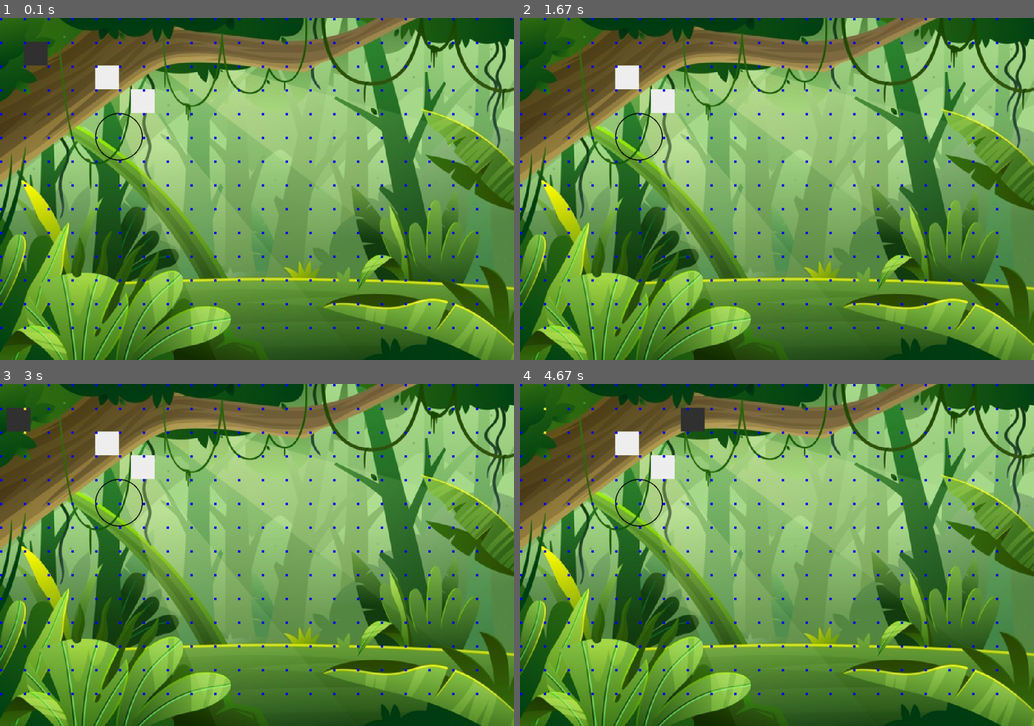
Above: before the commit, frames 1-4 (two rows, left to right).
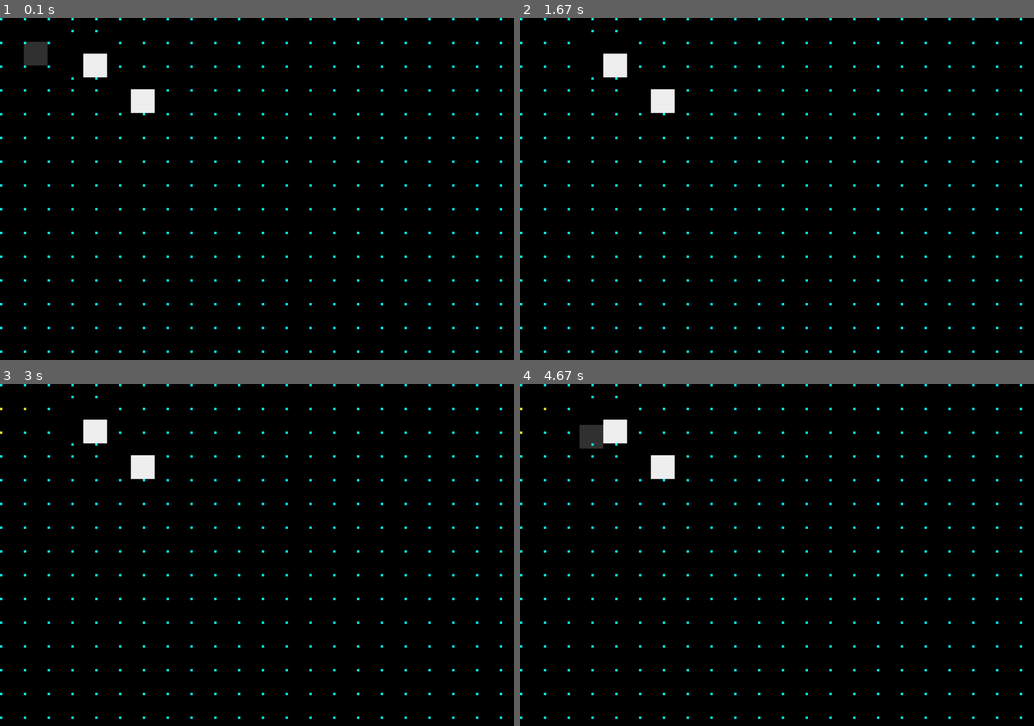
Above: after the commit, the same moments.

Repository: finnstamer/pygameInformatik
Game: pygame game, started from game.py
The game is run twice, just before and just after one commit, with the same random seed, the same clock (stepped at 60 frames per second) and the same inputs.
Inputs:
- Up to frame 1 (0.1 s): no input
- Up to frame 2 (1.67 s): hold Right 0.33-0.8 s; hold Up 0.83-1.13 s
- Up to frame 3 (3 s): tap Space at 1.67, 2.9 s; hold Left 2-2.53 s; hold Down 2.57-2.87 s
- Up to frame 4 (4.67 s): hold Right from 4.07 s (still down)

The runs differ from the first frame. In frame 1, 99% of the frame differs, in the area x 0-100%, y 0-100%; in frame 2, 100%; in frame 3, 100%; in frame 4, 100%.

Commit message:
Y-Axis Dynamic Node Generation

Diff:
--- /dev/null
+++ b/base/core/Dependencies/Movement.py
@@ -0,0 +1,52 @@
+from typing import List
+
+import pygame
+from base.object.GameObject import GameObject
+from settings import screen
+class Movement:
+
+    # Given a list of solid, blocking objects, check if a position of a given object is allowed.
+    def allowPosition(obj: GameObject, pos: pygame.Vector2, solidObjects: List[GameObject]) -> bool:
+        pyRect = obj.cRect.get(pos, pygame.Vector2(pos.x + obj.cRect.width, pos.y + obj.cRect.height)).toPyRect()
+        for solid in solidObjects:
+            if solid.collidesWith(pyRect):
+                return False
+        return True
+
+    # Given a list of solid, blocking objects, return the furthest position a given object can move, till it will be blocked
+    # Is the object blocked in its original position, it returns None
+    def furthestMove(obj: GameObject, pos: pygame.Vector2, solidObjects: List[GameObject], startPos: pygame.Vector2 = None) -> pygame.Vector2 or None:
+        startPos = startPos if startPos is not None else obj.pos
+        xMovement = pos.y == startPos.y
+        steps = int(pos.x - startPos.x if xMovement else pos.y - startPos.y)
+        if steps == 0:
+            return pos if Movement.allowPosition(obj, startPos, solidObjects) else None
+
+        stepsRange = list(range(0, steps + 1, 1 if steps > 0 else -1))
+        for s in stepsRange:
+            i = abs(s)
+            pos = pygame.Vector2(
+                startPos.x + s if xMovement else startPos.x,
+                startPos.y + s if not xMovement else startPos.y
+            )
+            if Movement.allowPosition(obj, pos, solidObjects) == False:
+                if i == 0:
+                    return None
+                return stepsRange[i - 1]
+            stepsRange[i] = pos
+        return stepsRange[-1]
+
+    # Given a list of solid, blocking objects, return the first position a given object can move, till it will be blocked
+    # Is the object blocked in its original position, it returns None
+    def firstMove(obj: GameObject, pos: pygame.Vector2, solidObjects: List[GameObject], startPos: pygame.Vector2 = None) -> pygame.Vector2 or None:
+        startPos = startPos if startPos is not None else obj.pos
+        xMovement = pos.y == startPos.y
+
+        steps = int(pos.x - startPos.x if xMovement else pos.y - startPos.y)
+        stepsRange = list(range(0, steps + 1, 1 if steps > 0 else -1))
+
+        for s in stepsRange:
+            pos = pygame.Vector2(startPos.x + s if xMovement else startPos.x, startPos.y + s if not xMovement else startPos.y)
+            if Movement.allowPosition(obj, pos, solidObjects):
+                return pos
+        return None
--- a/base/core/Game.py
+++ b/base/core/Game.py
@@ -32,9 +32,10 @@
     # Verknüpfe unabhängige Dependencies mit dem Game Lifecycle
     # Diese werden vor dem game.start Event geladen.
     @staticmethod
-    def use(dependency: object):
-        if dependency not in Game.dependencies:
-            Game.dependencies.append(dependency)
+    def use(*dependency: object):
+        for d in list(dependency):
+            if d not in Game.dependencies:
+                Game.dependencies.append(d)
 
     @staticmethod
     def initDependencies():
@@ -57,7 +58,7 @@
             Events.dispatch("game.dependency.tick")
             Events.dispatch("game.tick")
 
-            screen.fill(pygame.Color(50, 12, 100));
+            screen.fill(pygame.Color(0, 0, 0));
             self.draw()
 
             pygame.display.flip()
--- a/base/core/Level/Level.py
+++ b/base/core/Level/Level.py
@@ -37,10 +37,10 @@
         return reduce(lambda x,y:x+y, map(lambda x:x.objects, self.groups), [])
 
     def allSolidObjects(self):
-        return filter(lambda x: x.solid, self.objects)
+        return list(filter(lambda x: x.solid, self.objects))
 
     def negativeObjects(self, objs: List[GameObject]) -> GameObject:
-        return filter(lambda x: x not in objs, self.objects)
+        return list(filter(lambda x: x not in objs, self.objects))
 
     def allowMove(self, obj: GameObject, pos: pygame.Vector2) -> bool:
         solidObjs = filter(lambda x: x != obj, self.allSolidObjects())
--- a/base/object/GameObject.py
+++ b/base/object/GameObject.py
@@ -46,7 +46,7 @@
         self.buildRect()
 
     @property
-    def pos(self) -> int:
+    def pos(self) -> pygame.Vector2:
         return self._pos
 
     @pos.setter
@@ -54,6 +54,14 @@
         self._pos = value
         self.buildRect()
 
+    @property
+    def rect(self) -> pygame.Rect:
+        return self._rect
+
+    @rect.setter
+    def rect(self, rect: pygame.Rect):
+        self._rect = rect
+        self.cRect = Rectangle.byRect(rect)
 
     # Overrideable Function that runs whenever the object is activated
     def onActivation(self):
--- a/base/object/KI/PathFinder.py
+++ b/base/object/KI/PathFinder.py
@@ -1,6 +1,9 @@
 import pygame
 from typing import Dict, List
+
+from math import ceil as ceil
 from base.core.Dependencies.DependencyException import DependencyException
+from base.core.Dependencies.Movement import Movement
 from base.core.Event.Event import Event
 from base.core.Game import Game
 from base.object.GameObject import GameObject
@@ -19,8 +22,8 @@
         nodes: List[Node] = []
         modx = obj.width
         mody = obj.height
-        sx = int(screenRes[0] / modx)
-        sy = int(screenRes[1] / mody)
+        sx = ceil(screenRes[0] / modx)
+        sy = ceil(screenRes[1] / mody)
         for x in range(sx):
             for y in range(sy):
                 vec = pygame.Vector2(x * modx, y * mody)
@@ -39,43 +42,44 @@
         return nodes
 
     # TODO
+    # Dynamische Nodes passen sich im Gegensatz zu statischen an ihre Umgebung an. Also berücksichtigen solide NPOs
+    # Berechnet Nodes danach, ob zwischen der vorherigen Position und der "estimated Position" der jetzigen Iteration kein solides Objektes liegt
     def generateDynamicNodes(obj: GameObject):
         if Game.level is None:
             raise DependencyException(PathFinder)
 
         nodes: List[Node] = []
-        modx = obj.width
-        mody = obj.height
-        sx = int(screenRes[0] / modx)
-        sy = int(screenRes[1] / mody)
+        sx = ceil(screenRes[0] / obj.width)
+        sy = ceil(screenRes[1] / obj.height)
 
-        testObj = MovableObject()
-        testObj.rect = obj.cRect.get(obj.pos, obj.cRect.lowerRight)
-        testObj.speed = 1
+        solidObjects = list(filter(lambda x: x is not obj, Game.level.allSolidObjects()))
+        skipped: Dict[int, int] = {}
         for x in range(sx):
+            pos = pygame.Vector2(x * obj.width, 0)
+            skipped[x] = 0
             for y in range(sy):
-                if y > 0:
-                    vec = pygame.Vector2(x * modx, y * mody)
-                    vec = testObj.furthestMove(vec, x=False)
-                    n = Node(vec)
-                    higherNode = nodes[-1]
-                    higherNode.down = n
-                    n.higher = higherNode
-                    # if Game.level.allowMove(testObj, vec):
-                    #     higherNode.down = n
-                    #     n.higher = higherNode
-                    # else:
+                # Estimated Node Position
+                estPos = pygame.Vector2(x * obj.width, y * obj.height)
 
+                # Von vorheriger Node zur estPos
+                furthestDown = Movement.furthestMove(obj, estPos, solidObjects, pos)
+                # Wenn unsere Startposition (pos) bereits kollidiert, frage nach der erst-möglichen Position und setzte sie als neue Node
+                if furthestDown is None:
+                    firstDownPos = Movement.firstMove(obj, pygame.Vector2(pos.x, screenRes[1]), solidObjects, pos)
+                    downNode = Node(firstDownPos)
+                    pos = downNode.pos
+                else:
+                    downNode = Node(furthestDown)
+                    if y != 0:
+                        nodes[-1].down = downNode
+                        downNode.higher = nodes[-1]
+                    if x != 0:
+                        nodes[-sy].right = downNode
+                        downNode.left = nodes[-sy]
+                    pos = estPos
 
-                if x > 0:
-                    leftNode = nodes[-sy]
-                    leftNode.right = n
-                    n.left = leftNode
-
-                nodes.append(n)
-
-                testRec = obj.cRect.get(vec, (vec.x + obj.width, vec.y + obj.height))
-                testObj.rect = testRec
+                nodes.append(downNode)
+                continue
         return nodes
 
     @staticmethod
@@ -102,7 +106,7 @@
         for i in range(len(neighbors)):
             n = neighbors[i]
             print(n)
-            if n == None:
+            if n == None or n in recPath: # Dont search double on paths, already gone by the other "instances"
                 continue
 
             path = recPath + [n]
--- a/base/object/MovableObject.py
+++ b/base/object/MovableObject.py
@@ -1,4 +1,5 @@
 import pygame
+from base.core.Dependencies.Movement import Movement
 from base.core.Event.Events import Events
 from base.core.Game import Game
 
@@ -12,18 +13,42 @@
 
     # Bewegt das Objekt direkt zu einer Position, wenn es dort nicht blockiert wird.
     def move(self, pos: pygame.Vector2):
-        if Game.level.allowMove(self, pos):
+        # if Game.level.allowMove(self, pos):
+        if Movement.allowPosition(self, pos, Game.level.allSolidObjects()):
             self.updatePos(pos)
 
     # Bewegt das Objekt bis zu den weitesten Step, der das Objekt mit keinem anderen solidem Objekt kollidieren lässt.
-    def moveByDelta(self, steps=0, x=True):
-        pos = self.furthestMove(steps, x)
+    def moveBySteps(self, steps=0, x=True):
+        xDelta = steps if x else 0
+        yDelta = steps if not x else 0
+        vec = pygame.Vector2(self.pos.x + xDelta, self.pos.y + yDelta)
+        pos = Movement.furthestMove(self, vec, Game.level.allSolidObjects())
         self.updatePos(pos)
 
-    def furthestMove(self, steps, x=True):
-        moves = list(map(lambda s: pygame.Vector2(self.pos.x + s if x else self.pos.x, self.pos.y + s if not x else self.pos.y), range(0, steps, 1 if steps > 0 else -1)))
-        for i in range(len(moves)):
-            pos = moves[i]
-            if Game.level.allowMove(self, pos) == False and i > 0:
-                return moves[i - 1]
-        return moves[-1]
+
+    # Überarbietung per Errechnung der Distanz zum nearest solid Object in eine bestimmte Richtung. TODO
+    def furthestMove(self, vec: pygame.Vector2, x=True) -> pygame.Vector2 or None:
+        steps = int(vec.x - self.pos.x if x else vec.y - self.pos.y)
+        if steps == 0:
+            return vec if Game.level.allowMove(self, vec) else None
+
+        stepsRange = list(range(0, steps, 1 if steps > 0 else -1))
+        for s in stepsRange:
+            i = abs(s)
+            pos = pygame.Vector2(self.pos.x + s if x else self.pos.x, self.pos.y + s if not x else self.pos.y)
+            if Game.level.allowMove(self, pos) == False:
+                if i == 0:
+                    return None
+                return stepsRange[i - 1]
+            stepsRange[i] = pos
+        return stepsRange[-1]
+
+    # Es ist intended, dass das Objekt eventuell in einem soliden Objekt ist.
+    def firstMove(self, vec: pygame.Vector2, x=True) -> pygame.Vector2:
+        steps = int(vec.x - self.pos.x if x else vec.y - self.pos.y)
+        stepsRange = list(range(0, steps, 1 if steps > 0 else -1))
+        for s in stepsRange:
+            pos = pygame.Vector2(self.pos.x + s if x else self.pos.x, self.pos.y + s if not x else self.pos.y)
+            if Game.level.allowMove(self, pos) == True:
+                return pos
+        return None
--- a/base/player/Player.py
+++ b/base/player/Player.py
@@ -1,6 +1,7 @@
 from typing import Dict
 import pygame
 from base.core.Dependencies.Controls import Controls
+from base.core.Dependencies.Movement import Movement
 from base.core.Event.Event import Event
 from base.core.Event.Events import Events
 from base.core.Game import Game
@@ -16,7 +17,7 @@
 
         self.pos = pygame.math.Vector2((50, 50));
         self.color = (50, 50, 50)
-        self.solid = True
+        self.solid = False
         self.height = 50
         self.width = 50
         self.speed = 10
@@ -24,12 +25,12 @@
         Events.subscribe(self, "game.tick", "game.start", "game.dependency.tick")
 
     def default(self, obj):
-        obj.color = (0, 0, 250)
+        obj.color = (0, 250, 250)
         return obj
 
     def receiveEvent(self, event: Event):
         if event.name == "game.start":
-            nodes = PathFinder.generateStaticNodes(self)
+            nodes = PathFinder.generateDynamicNodes(self)
 
             objNodes = []
             for i in range(len(nodes)):
@@ -40,7 +41,7 @@
                 obj.pos = node.pos
                 obj.width = 5
                 obj.height = 5
-                obj.color = (0, 0, 250)
+                obj.color = (0, 250, 250)
                 Game.notes[i] = node
                 objNodes.append(obj)
 
@@ -74,10 +75,10 @@
 
     def control(self, keys: Dict[str, bool]):
         if keys["left"]:
-            self.moveByDelta(-self.speed)
+            self.moveBySteps(-self.speed)
         if keys["right"]:
-            self.moveByDelta(self.speed)
+            self.moveBySteps(self.speed)
         if keys["up"]:
-            self.moveByDelta(-self.speed, False)
+            self.moveBySteps(-self.speed, False)
         if keys["down"]:
-            self.moveByDelta(self.speed, False)
+            self.moveBySteps(self.speed, False)
--- a/levels.py
+++ b/levels.py
@@ -24,10 +24,10 @@
 bg = Backround("images/Dschungel.png")
 backgroundGroup = Group("bg", Backround).add(bg)
 
-wall11.updatePos(pygame.Vector2(200, 100))
+wall11.updatePos(pygame.Vector2(175, 75))
 wall12.updatePos(pygame.Vector2(275, 150))
-wallGroup1 = Group[Wall]('walls', Wall).add(wall11, wall12, border)
-level1 = Level(1, [backgroundGroup, playerGroup, wallGroup1])
+wallGroup1 = Group[Wall]('walls', Wall).add(wall11, wall12)
+level1 = Level(1, [playerGroup, wallGroup1])
 # Level2
 #-------------------
 wall21 = Wall()
